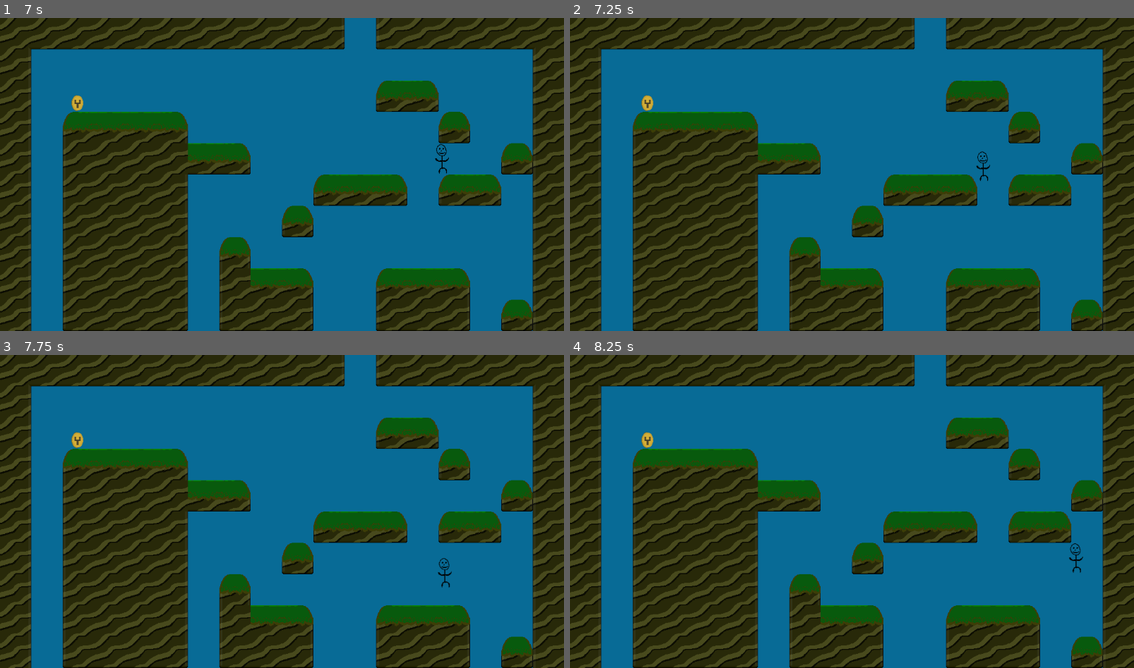
Above: before the commit, frames 1-4 (two rows, left to right).
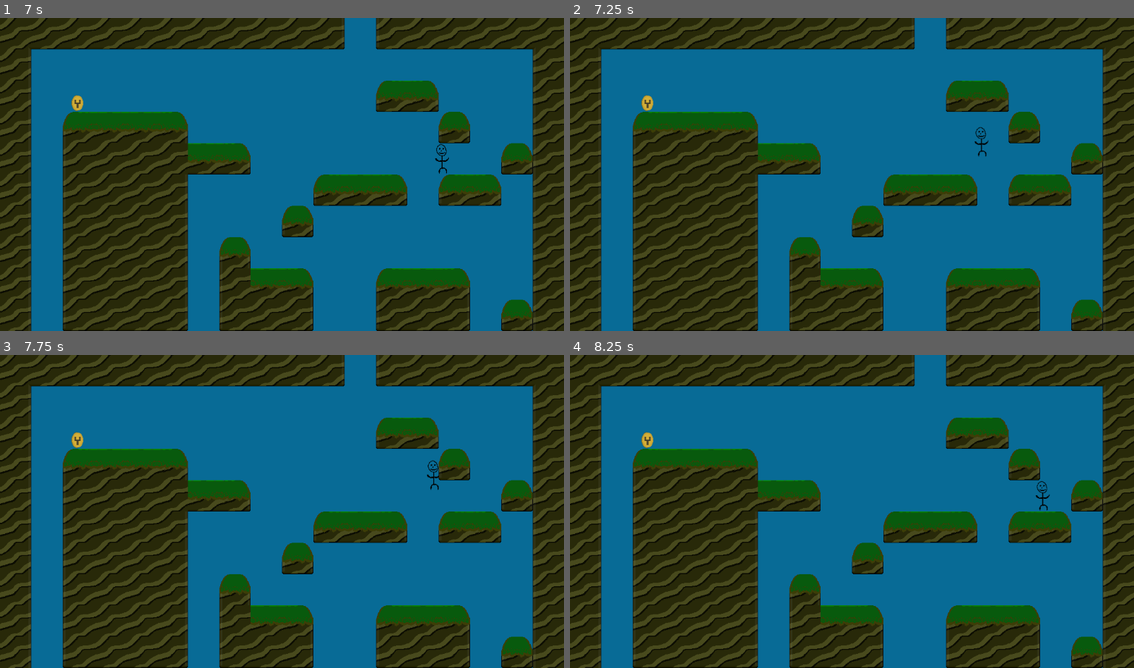
Above: after the commit, the same moments.

Repository: ephreal/RetroactiveRadiocarbons
Game: Godot game, scene res://Assets/demos/demo1/Demo1.tscn
Same seed, same stepped clock (60 frames per second), same inputs: the game is played once before the commit and once after it. The project has no main scene, so this scene is started directly.
Inputs:
- Up to frame 1 (7 s): tap Enter at 0.5, 4.25 s; hold Right (ui_right) 0.53-2.03 s; tap Space (jump) at 0.6, 0.77, 1.07, 1.35, 1.52, 1.82, 2, 2.1, 2.85, 3.02, 3.32, 3.6, 3.77, 4.07, 4.35, 4.52, 4.82, 5.1, 5.75, 5.85, 6.02, 6.32, 6.6, 6.77 s; hold Left (ui_left) 2.03-2.78 s; hold Right (ui_right) 2.78-4.28 s; hold Left (ui_left) 4.28-5.03 s; hold Right (ui_right) 5.03-5.78 s; hold Left (ui_left) from 5.78 s (still down)
- Up to frame 2 (7.25 s): keep holding Left (ui_left); tap Space (jump) at 7.07 s
- Up to frame 3 (7.75 s): tap Enter at 7.25 s; release Left (ui_left) at 7.28 s; hold Right (ui_right) from 7.28 s (still down); tap Space (jump) at 7.35, 7.52 s
- Up to frame 4 (8.25 s): keep holding Right (ui_right); tap Space (jump) at 7.82, 8.1 s

Frame 1 is identical in both runs. In frame 2, 0.1% of the frame differs, in the area x 71-75%, y 34-53%; in frame 3, 0.1%; in frame 4, 0.1%, in the area x 82-91%, y 40-70%.

Commit message:
Adds slight jump cheating in player's favor

Diff:
--- a/Assets/player/player.gd
+++ b/Assets/player/player.gd
@@ -1,6 +1,7 @@
 extends CharacterBody2D
 var WALK_SPEED = 250
 var JUMP_SPEED = 300
+var JUMP_FRAMES = 5
 
 # Called when the node enters the scene tree for the first time.
 func _ready():
@@ -18,7 +19,14 @@
 	else:
 		velocity.x = 0
 
-	if Input.is_action_just_pressed("jump") and self.is_on_floor():
+
+	self.check_jumping()
+	# "move_and_slide" already takes delta time into account.
+	self.move_and_slide()
+
+
+func check_jumping():
+	if self.can_jump() and Input.is_action_just_pressed("jump"):
 		velocity.y -= self.JUMP_SPEED
 	elif (Input.is_action_just_pressed("jump") or Input.is_action_just_pressed("ui_down")) and self.is_on_ceiling():
 		velocity.y += self.JUMP_SPEED / 2
@@ -27,5 +35,13 @@
 	elif self.is_on_ceiling():
 		velocity.y = 1
 
-	# "move_and_slide" already takes delta time into account.
-	self.move_and_slide()
+
+func can_jump():
+	if self.is_on_floor():
+		self.JUMP_FRAMES = 5
+		return true
+
+	self.JUMP_FRAMES -= 1
+
+	if self.JUMP_FRAMES > 0:
+		return true
